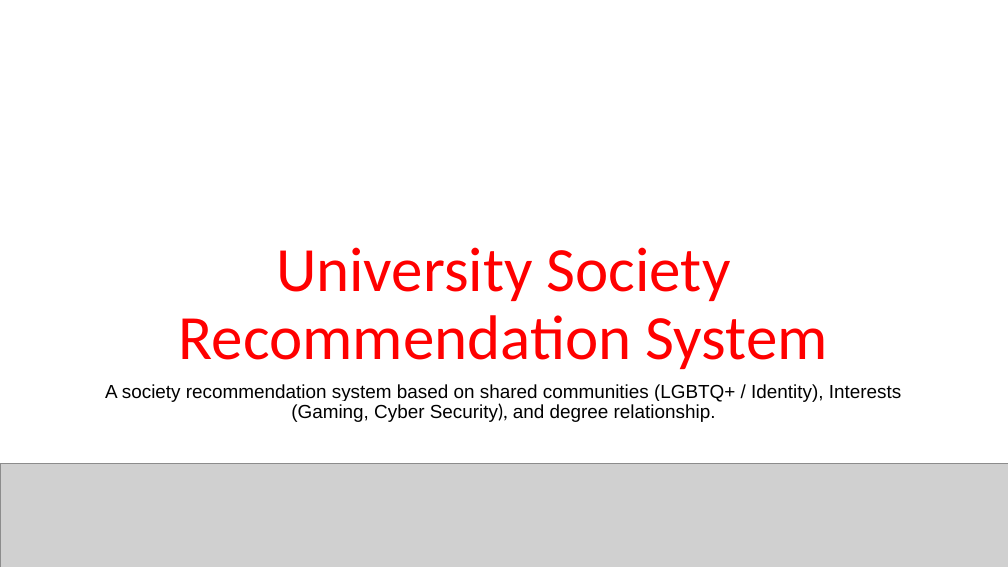
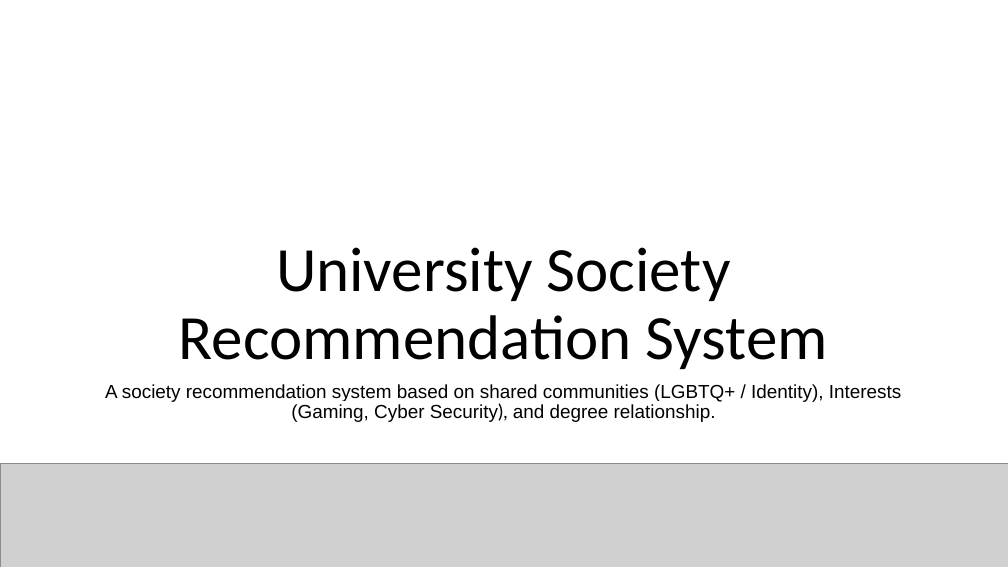
Before and after one commit to OfficalAL/University-Work, a slide deck: slide 2 of Server Backend/Assignment/CMP5387_ProductDemo_Template.pptx. Drawn at 1008x567 pixels with LibreOffice and Linux fonts; fonts in the diff are those of the drawing; grey boxes stand for pictures. Boxes give left, top, right and bottom in pixels: in the first picture for what was removed or moved away, otherwise in the second. Text is boxed around its words. In the diff, an @@ line names an element or a change of style, - is before the commit and + after.

```diff
--- a/Server Backend/Assignment/CMP5387_ProductDemo_Template.pptx
+++ b/Server Backend/Assignment/CMP5387_ProductDemo_Template.pptx
@@ title "University Society Recommendation System" at (179,247,828,369): text colour #FF0000 to #000000 @@
```
Also in this commit, not shown: 5 other slides changed, 16 other files.
